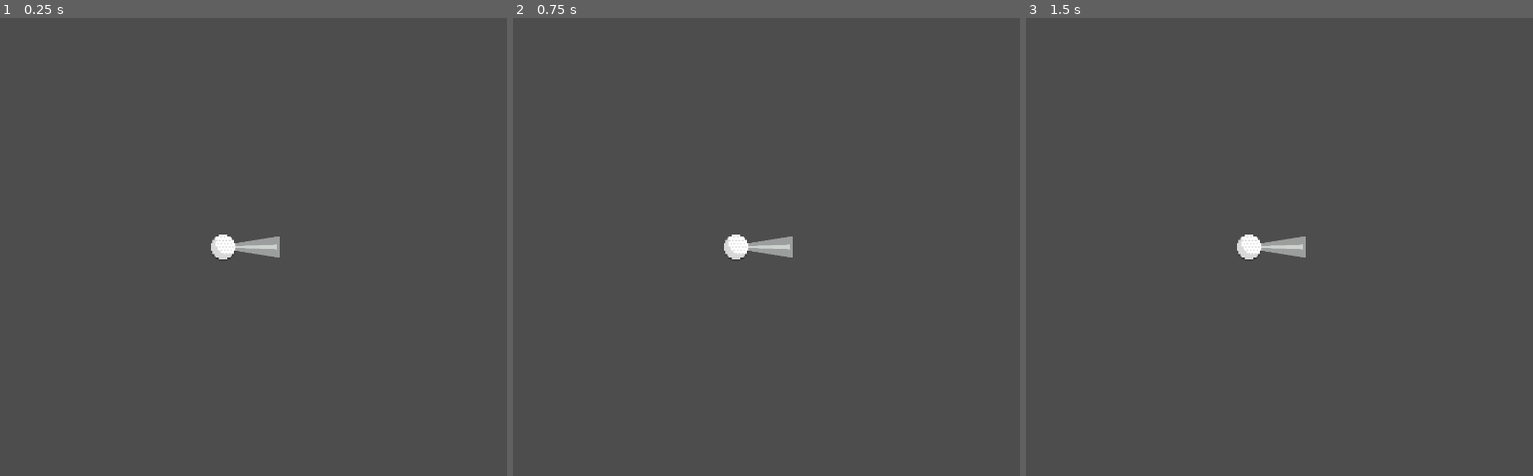
Above: before the commit, frames 1-3 (left to right).
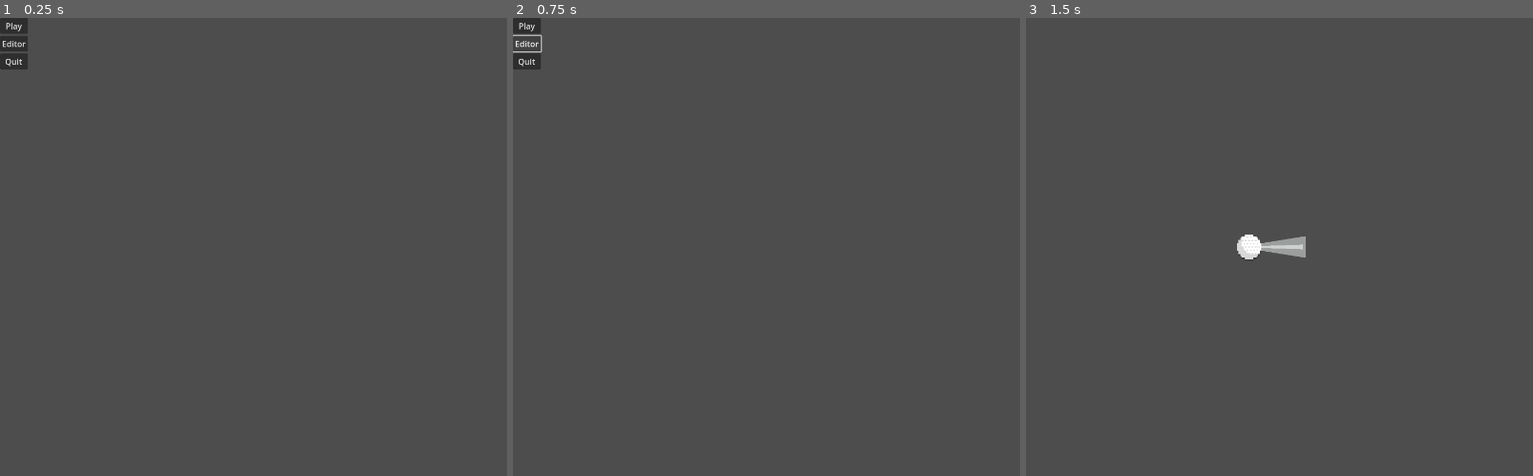
Above: after the commit, the same moments.

Repository: Themis3000/golf_game
Game: Godot game, scene res://main_menu.tscn
Same seed, same stepped clock (60 frames per second), same inputs: the game is played once before the commit and once after it. Before the commit the project starts from res://level_builder/level_builder.tscn.
Inputs (mouse positions are in pixels of both pictures, inside the frame that each line leads up to):
- Up to frame 1 (0.25 s): no input
- Up to frame 2 (0.75 s): click (528, 45) at 0.5 s, where only the run after the commit has a clickable "Editor"
- Up to frame 3 (1.5 s): click (1041, 27) at 1.25 s, where only the run after the commit has a clickable "Play"

The runs differ from the first frame. In frame 1, 1.0% of the frame differs, in the area x 0-56%, y 0-53%; in frame 2, 0.9%; in frame 3, nothing differs.
Error in both runs: Invalid access to property or key 'ball' on a base object of type 'Nil'. (res://core_scripts/level_deserializer.gd:10)

Commit message:
added very basic starting of main menu

Diff:
--- /dev/null
+++ b/MainMenu.gd
@@ -0,0 +1,14 @@
+extends Control
+
+
+
+func _on_play_pressed():
+	get_tree().change_scene_to_file("res://level_builder/level_builder.tscn")
+
+
+func _on_editor_pressed():
+	pass # Replace with function body.
+
+
+func _on_quit_pressed():
+	get_tree().quit()
--- /dev/null
+++ b/main_menu.tscn
@@ -0,0 +1,37 @@
+[gd_scene load_steps=2 format=3 uid="uid://bk4gf145shrts"]
+
+[ext_resource type="Script" path="res://MainMenu.gd" id="1_2sdcu"]
+
+[node name="MainMenu" type="Control"]
+texture_filter = 2
+layout_mode = 3
+anchors_preset = 15
+anchor_right = 1.0
+anchor_bottom = 1.0
+grow_horizontal = 2
+grow_vertical = 2
+script = ExtResource("1_2sdcu")
+
+[node name="MarginContainer" type="MarginContainer" parent="."]
+layout_mode = 0
+offset_right = 40.0
+offset_bottom = 40.0
+
+[node name="VBoxContainer" type="VBoxContainer" parent="MarginContainer"]
+layout_mode = 2
+
+[node name="Play" type="Button" parent="MarginContainer/VBoxContainer"]
+layout_mode = 2
+text = "Play"
+
+[node name="Editor" type="Button" parent="MarginContainer/VBoxContainer"]
+layout_mode = 2
+text = "Editor"
+
+[node name="Quit" type="Button" parent="MarginContainer/VBoxContainer"]
+layout_mode = 2
+text = "Quit"
+
+[connection signal="pressed" from="MarginContainer/VBoxContainer/Play" to="." method="_on_play_pressed"]
+[connection signal="pressed" from="MarginContainer/VBoxContainer/Editor" to="." method="_on_editor_pressed"]
+[connection signal="pressed" from="MarginContainer/VBoxContainer/Quit" to="." method="_on_quit_pressed"]
--- a/project.godot
+++ b/project.godot
@@ -11,7 +11,7 @@
 [application]
 
 config/name="golf_v1"
-run/main_scene="res://level_builder/level_builder.tscn"
+run/main_scene="res://main_menu.tscn"
 config/features=PackedStringArray("4.1", "GL Compatibility")
 run/max_fps=60
 config/icon="res://icon.svg"
